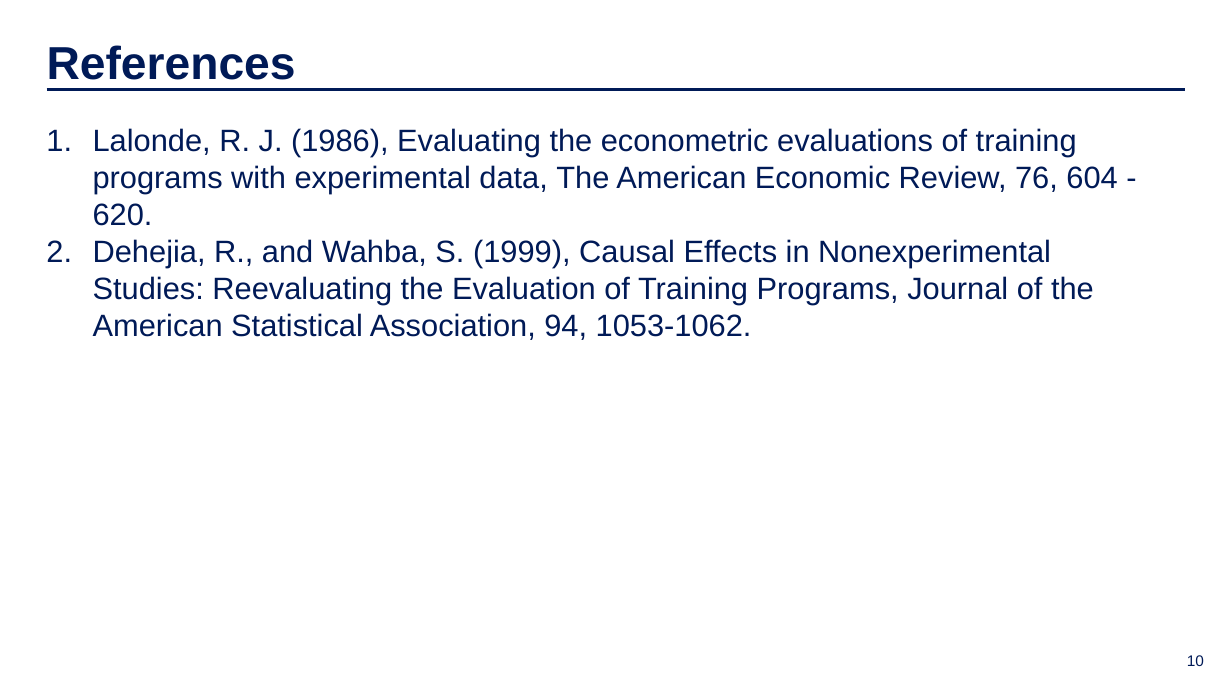
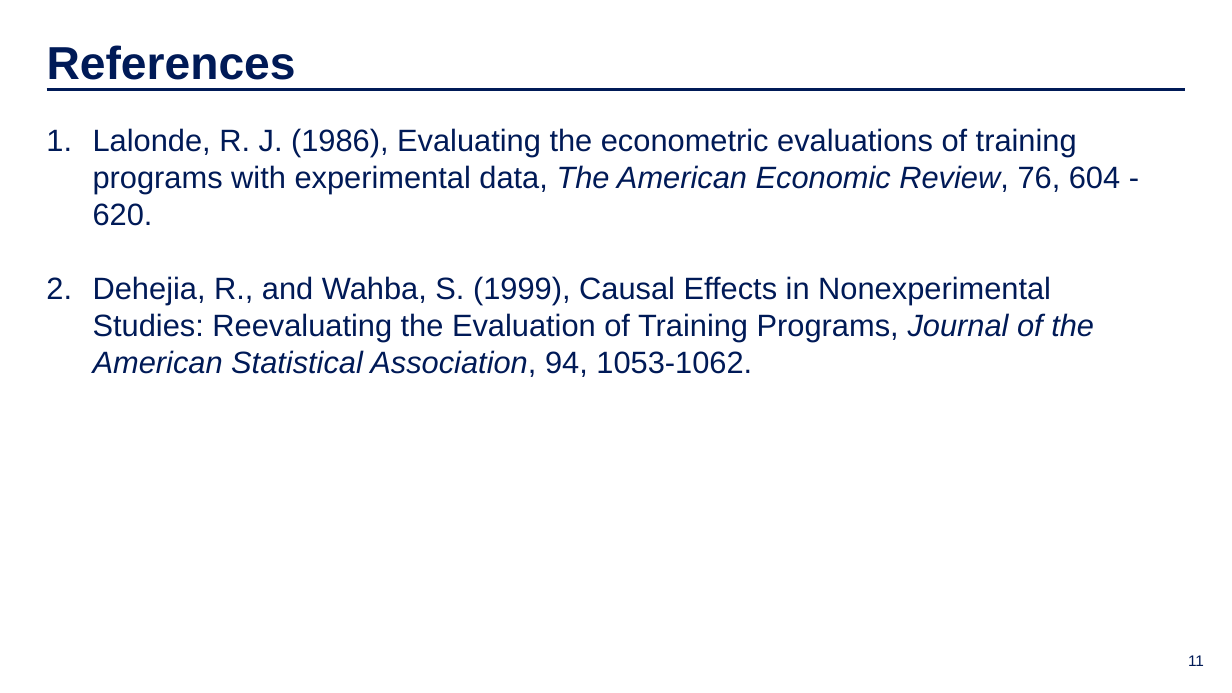
Before and after one commit to IDS-702-F21/team-project-1-effects-of-job-training-on-wages-yellowfellows, a slide deck: slide 11 of Presentation/slide_deck.pptx (slide 10 before the commit). Drawn at 1232x693 pixels with LibreOffice and Linux fonts; fonts in the diff are those of the drawing; background and template pictures are left out. Boxes give left, top, right and bottom in pixels: in the first picture for what was removed or moved away, otherwise in the second. Text is boxed around its words. In the diff, an @@ line names an element or a change of style, - is before the commit and + after.

```diff
--- a/Presentation/slide_deck.pptx
+++ b/Presentation/slide_deck.pptx
@@ text "Lalonde, R. J. (1986), Evaluating ..." at box(93, 128, 1120, 377): italic on in "The American Economic Review,", "Journal of the American Statistical Association," @@
@@ page number at box(1188, 655, 1204, 666): text changed @@
-10
+11
```
Also in this commit, not shown: 2 other slides changed, 3 slides added, 2 slides removed, 1 other file.
